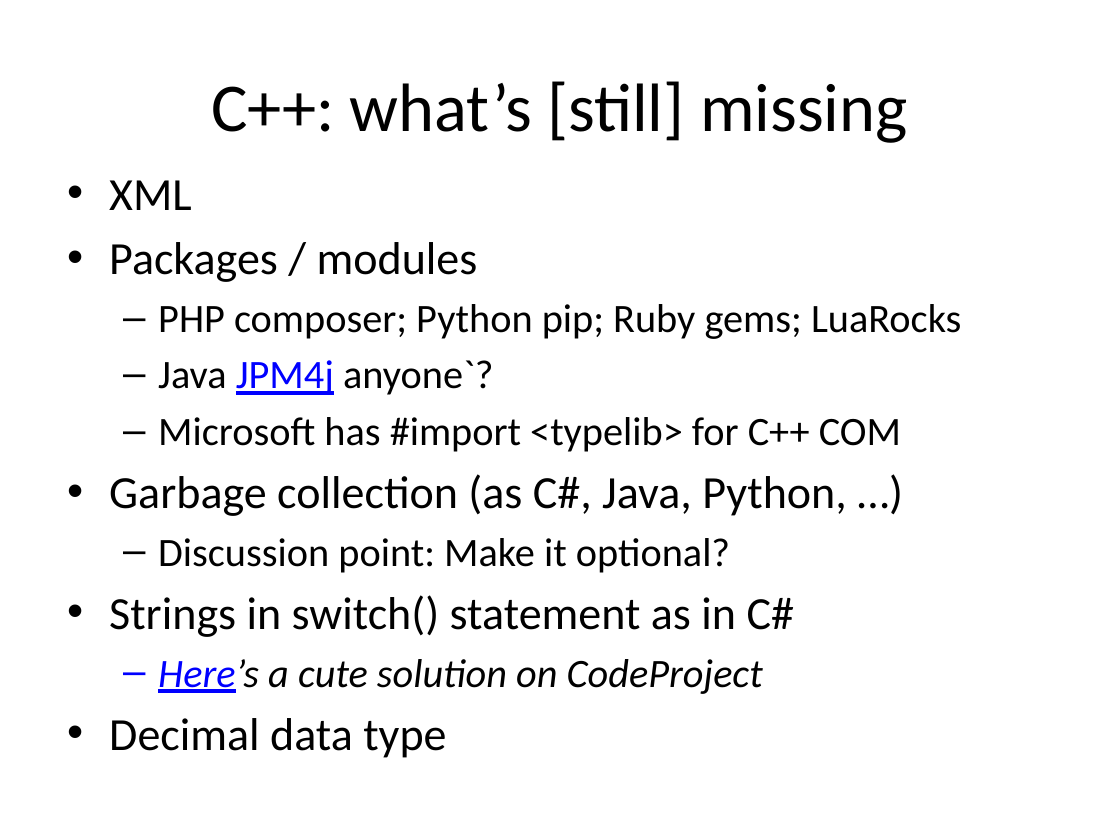
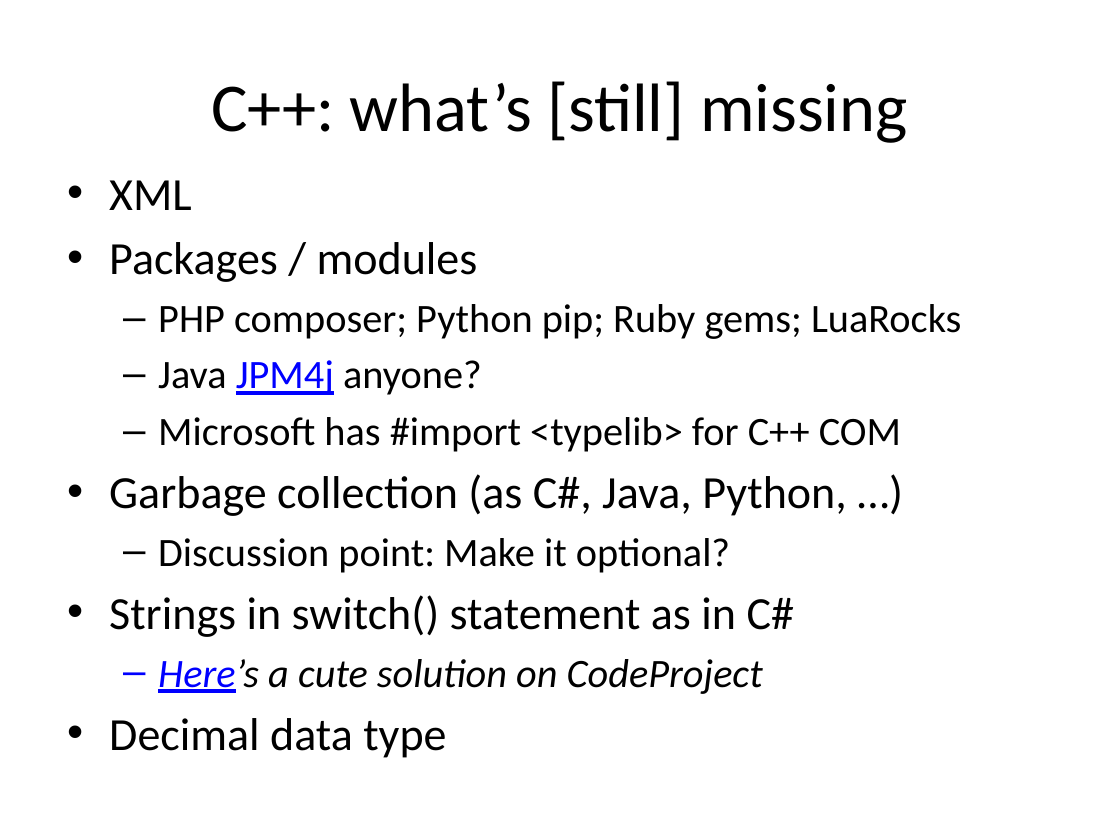
Before and after one commit to fellmad/FunWithCpp11, a slide deck: slide 35 of doc/Fun_with_C++11.pptx. Drawn at 1120x840 pixels with LibreOffice and Linux fonts; fonts in the diff are those of the drawing. Boxes give left, top, right and bottom in pixels: in the first picture for what was removed or moved away, otherwise in the second. Text is boxed around its words. In the diff, an @@ line names an element or a change of style, - is before the commit and + after.

```diff
--- a/doc/Fun_with_C++11.pptx
+++ b/doc/Fun_with_C++11.pptx
@@ text at [158,360,482,395]: text changed @@
-  – Java JPM4j anyone`?
+  – Java JPM4j anyone?
```
Also in this commit, not shown: 4 other slides changed, 1 slide added, 1 other file.
